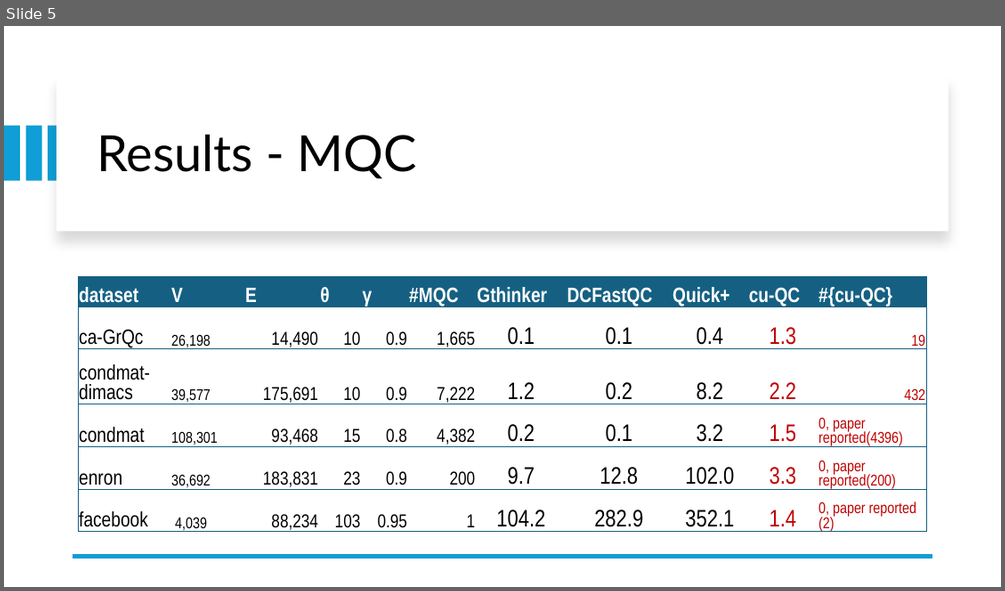
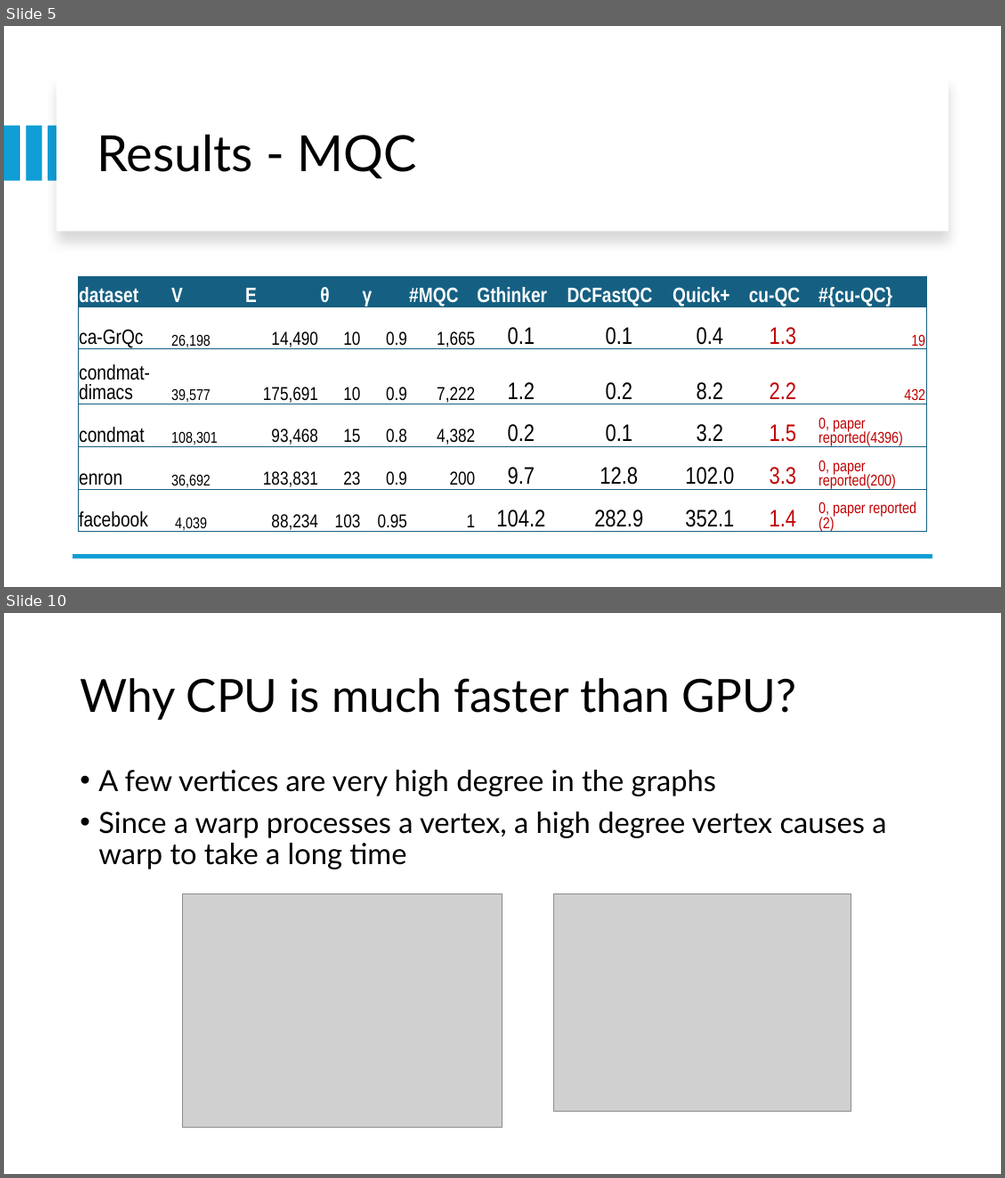
Before and after one commit to akhlaqueak/G-ThinkerCG, a slide deck: revision.pptx. Shown one above the other, each under a label of ours: slide 5 before the commit, slides 5 and 10 after it; the slides between them are not shown. The pictures are 1005x591 and 1005x1178 pixels, drawn with LibreOffice and Linux fonts; fonts in the diff are those of the drawing; grey boxes stand for pictures. Boxes give left, top, right and bottom in pixels: in the first picture for what was removed or moved away, otherwise in the second. Text is boxed around its words. In the diff, an @@ line names an element or a change of style, - is before the commit and + after.

```diff
--- a/revision.pptx
+++ b/revision.pptx
@@ slide 10 added at bbox=[4, 613, 1001, 1174], background #FFFFFF @@
@@ title added at bbox=[80, 678, 796, 720], 44 pt, text #000000 @@
+Why CPU is much faster than GPU?
@@ text added at bbox=[98, 770, 886, 869], 28 pt, text #000000 @@
+• A few vertices are very high degree in the graphs
+• Since a warp processes a vertex, a high degree vertex causes a warp to take a long time
@@ picture added at bbox=[183, 893, 502, 1127] @@
@@ picture added at bbox=[554, 893, 851, 1111] @@
```
Also in this commit, not shown: 7 other slides added, 1 slide removed, 31 other files.
